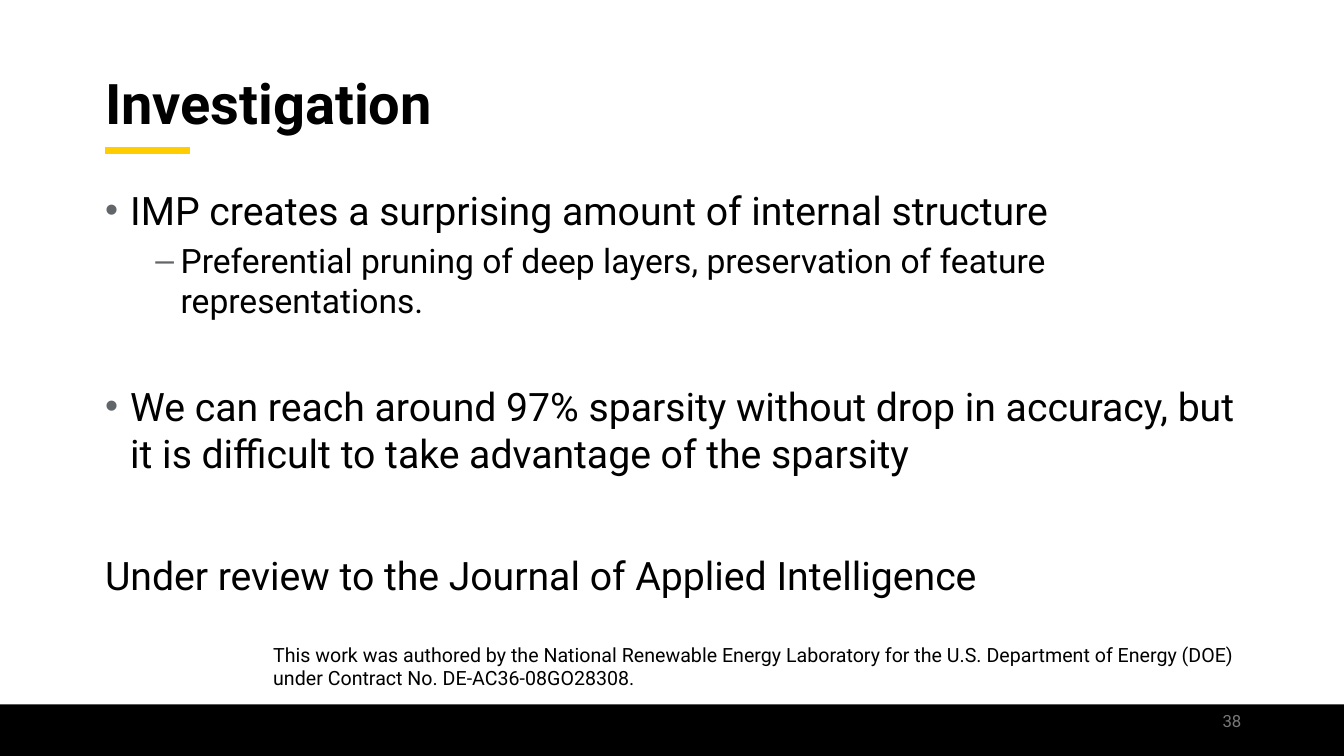
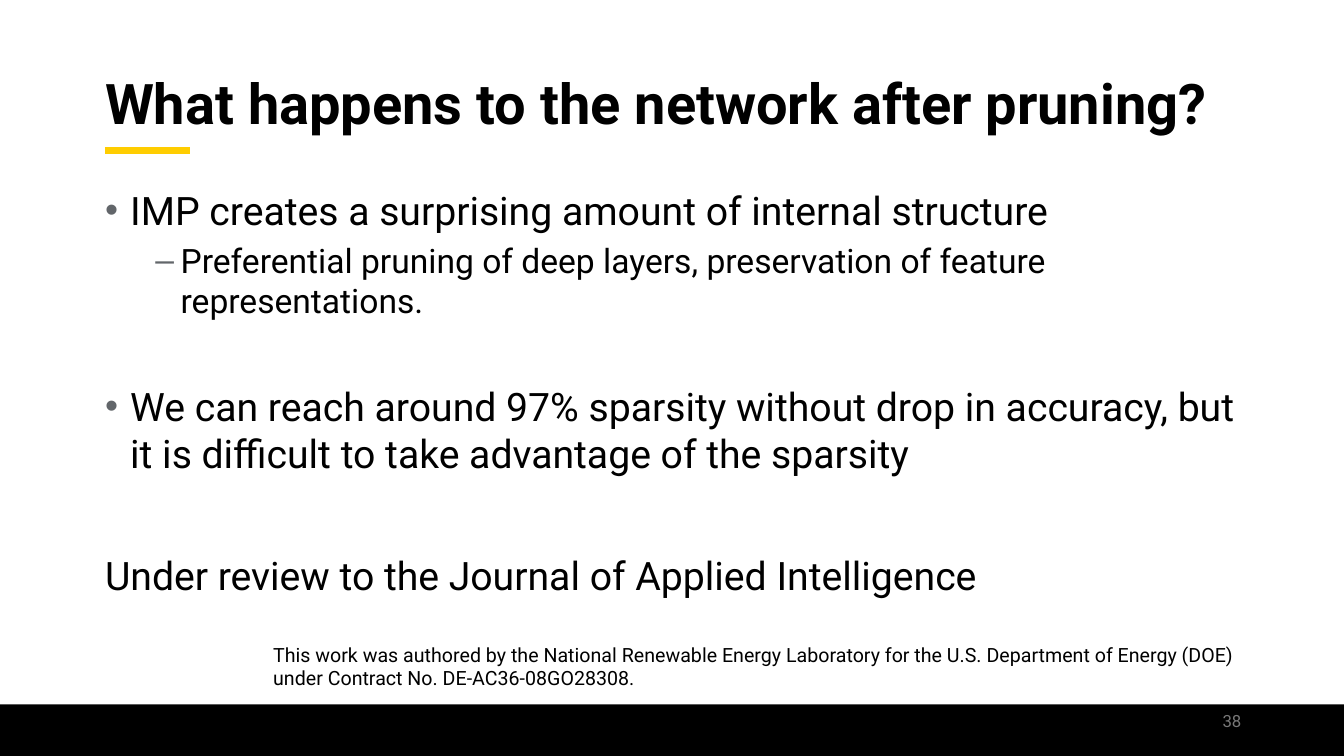
Before and after one commit to jamilgafur/Presentation, a slide deck: slide 38 of Presentation.pptx. Drawn at 1344x756 pixels with LibreOffice and Linux fonts; fonts in the diff are those of the drawing; background and template pictures are left out. Boxes give left, top, right and bottom in pixels: in the first picture for what was removed or moved away, otherwise in the second. Text is boxed around its words. In the diff, an @@ line names an element or a change of style, - is before the commit and + after.

Commit message:
title

```diff
--- a/Presentation.pptx
+++ b/Presentation.pptx
@@ title at (x1=105, y1=81, x2=1207, y2=136): text changed @@
-Investigation
+What happens to the network after pruning?
```
Also in this commit, not shown: 5 other slides changed.
